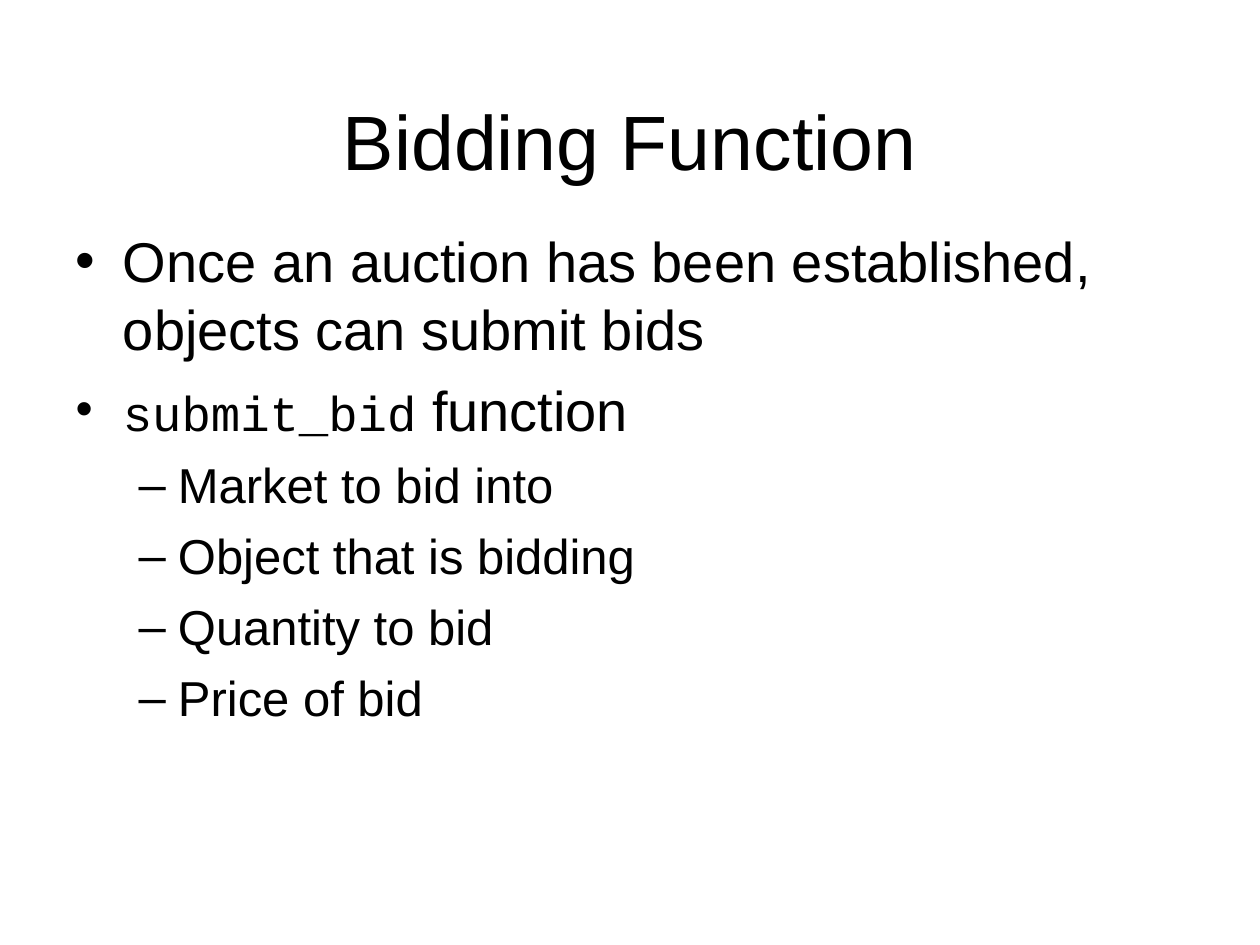
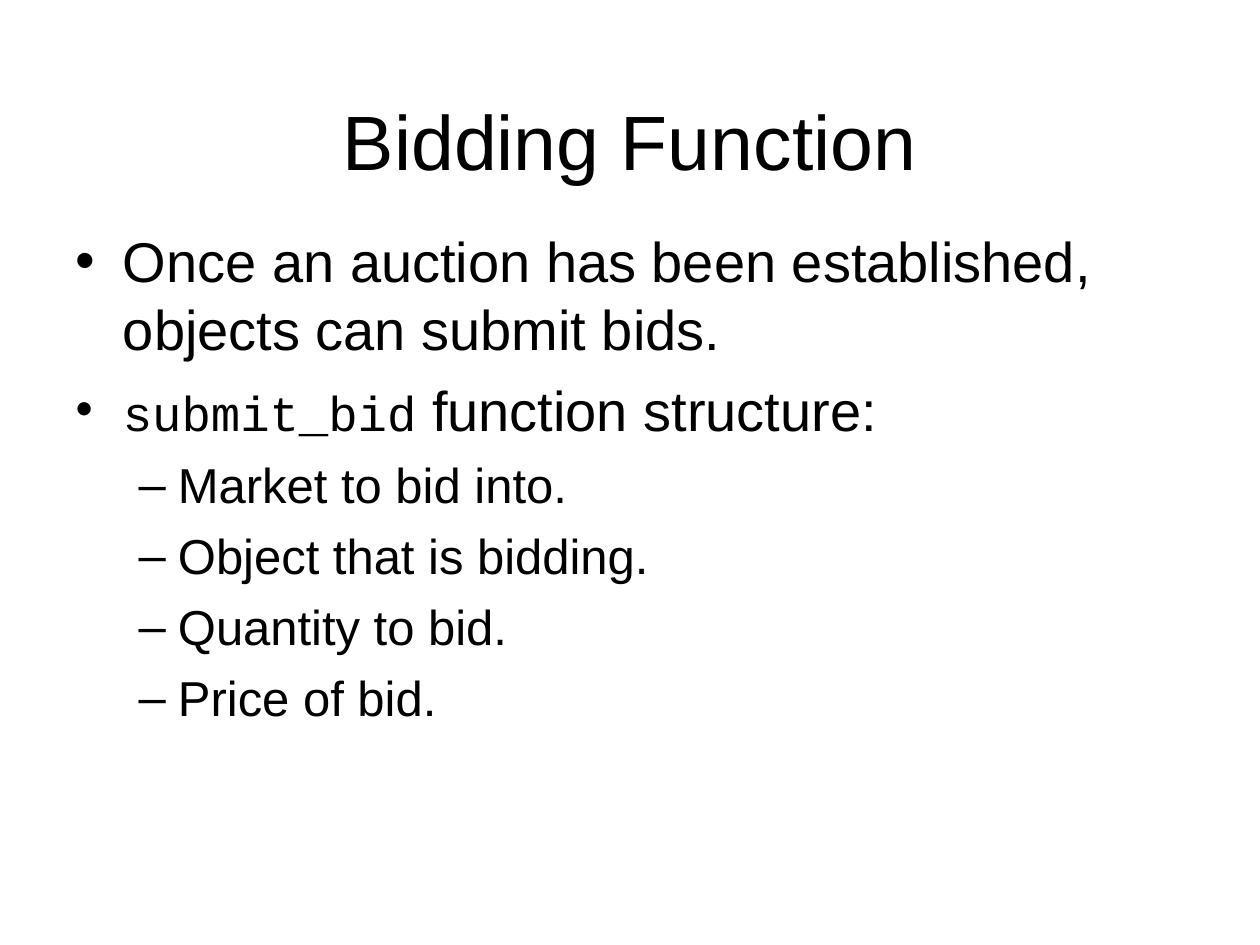
Before and after one commit to gridlab-d/course, a slide deck: slide 17 of Short_6_21_2010/5.1 - Market Module.ppt (slide 15 before the commit). Drawn at 1260x945 pixels with LibreOffice and Linux fonts; fonts in the diff are those of the drawing; background and template pictures are left out. Boxes give left, top, right and bottom in pixels: in the first picture for what was removed or moved away, otherwise in the second. Text is boxed around its words. In the diff, an @@ line names an element or a change of style, - is before the commit and + after.

```diff
--- a/Short_6_21_2010/5.1 - Market Module.ppt
+++ b/Short_6_21_2010/5.1 - Market Module.ppt
@@ text at (123, 241, 1091, 717): text changed; size 28 to 32 pt @@
-• Once an auction has been established, objects can submit bids
-• submit_bid function
-  – Market to bid into
-  – Object that is bidding
-  – Quantity to bid
-  – Price of bid
+• Once an auction has been established, objects can submit bids.
+• submit_bid function structure:
+  – Market to bid into.
+  – Object that is bidding.
+  – Quantity to bid.
+  – Price of bid.
```
Also in this commit, not shown: 9 other slides changed, 2 slides added.
